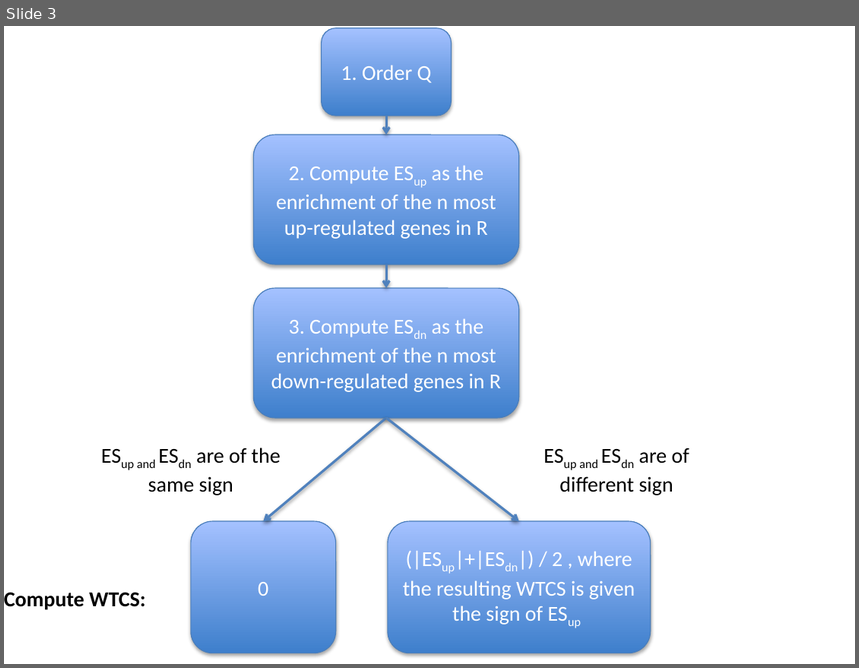
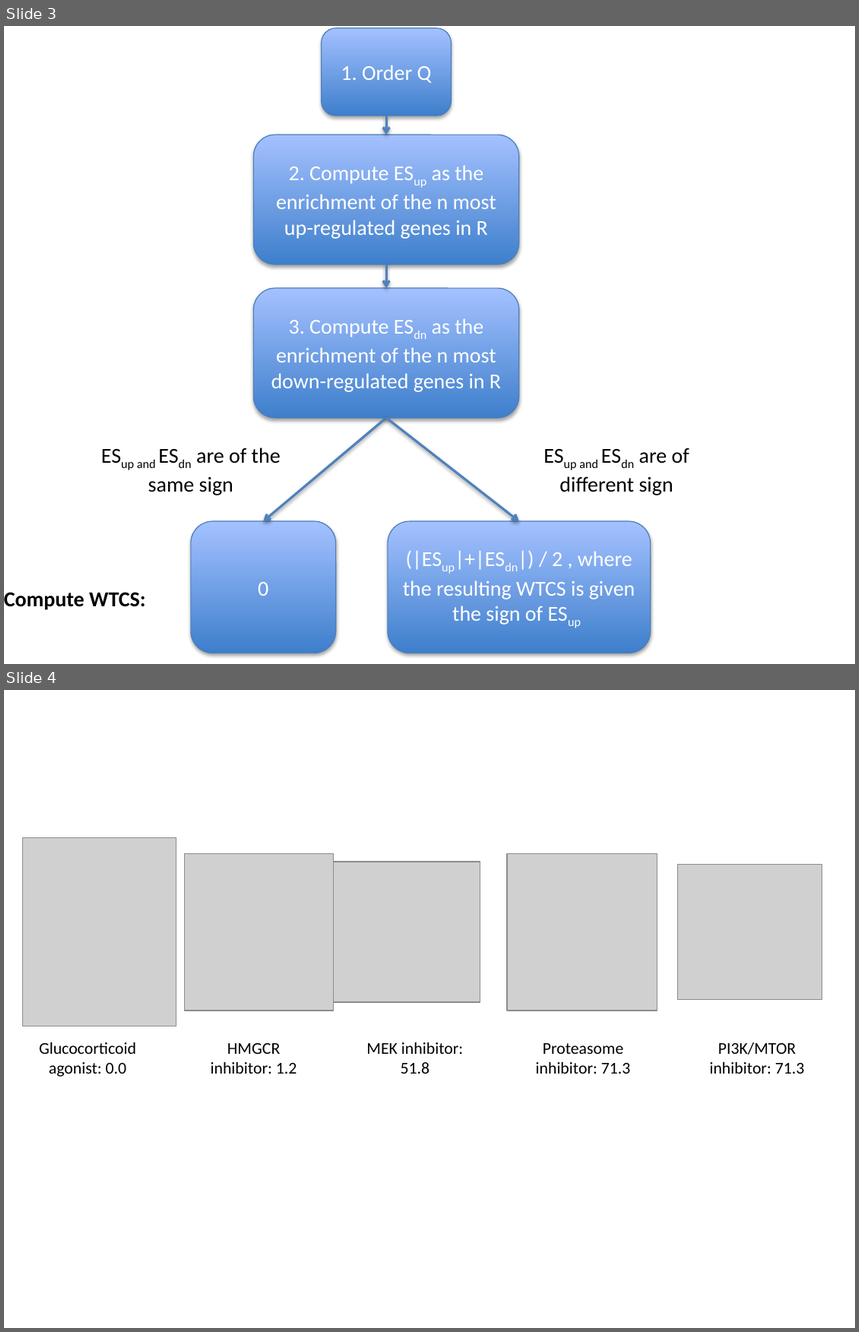
Before and after one commit to tnat1031/thesis, a slide deck: thesis/slides/Flow_diagrams.pptx. Shown one above the other, each under a label of ours: slide 3 before the commit, slides 3 and 4 after it. The pictures are 859x668 and 859x1332 pixels, drawn with LibreOffice and Linux fonts; fonts in the diff are those of the drawing; grey boxes stand for pictures. Boxes give left, top, right and bottom in pixels: in the first picture for what was removed or moved away, otherwise in the second. Text is boxed around its words. In the diff, an @@ line names an element or a change of style, - is before the commit and + after.

```diff
--- a/thesis/slides/Flow_diagrams.pptx
+++ b/thesis/slides/Flow_diagrams.pptx
@@ slide 4 added at bbox=[4, 690, 855, 1328], background #FFFFFF @@
@@ group added at bbox=[23, 838, 822, 1077]: 5 pictures, 5 texts @@
+Glucocorticoid agonist: 0.0
+HMGCR inhibitor: 1.2
+Proteasome inhibitor: 71.3
+PI3K/MTOR inhibitor: 71.3
+MEK inhibitor: 51.8
```
Also in this commit, not shown: 1 slide removed, 5 other files.
